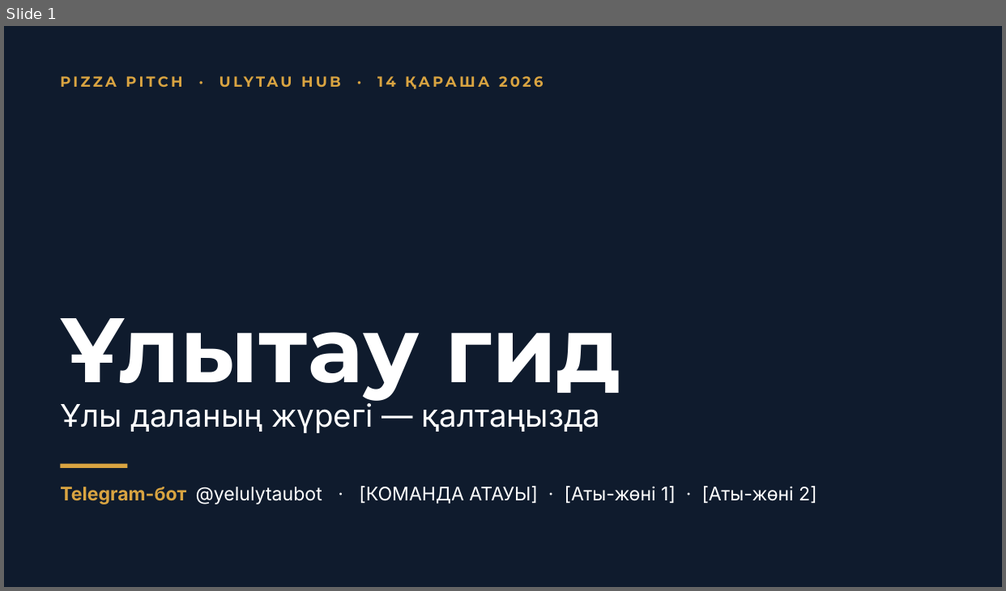
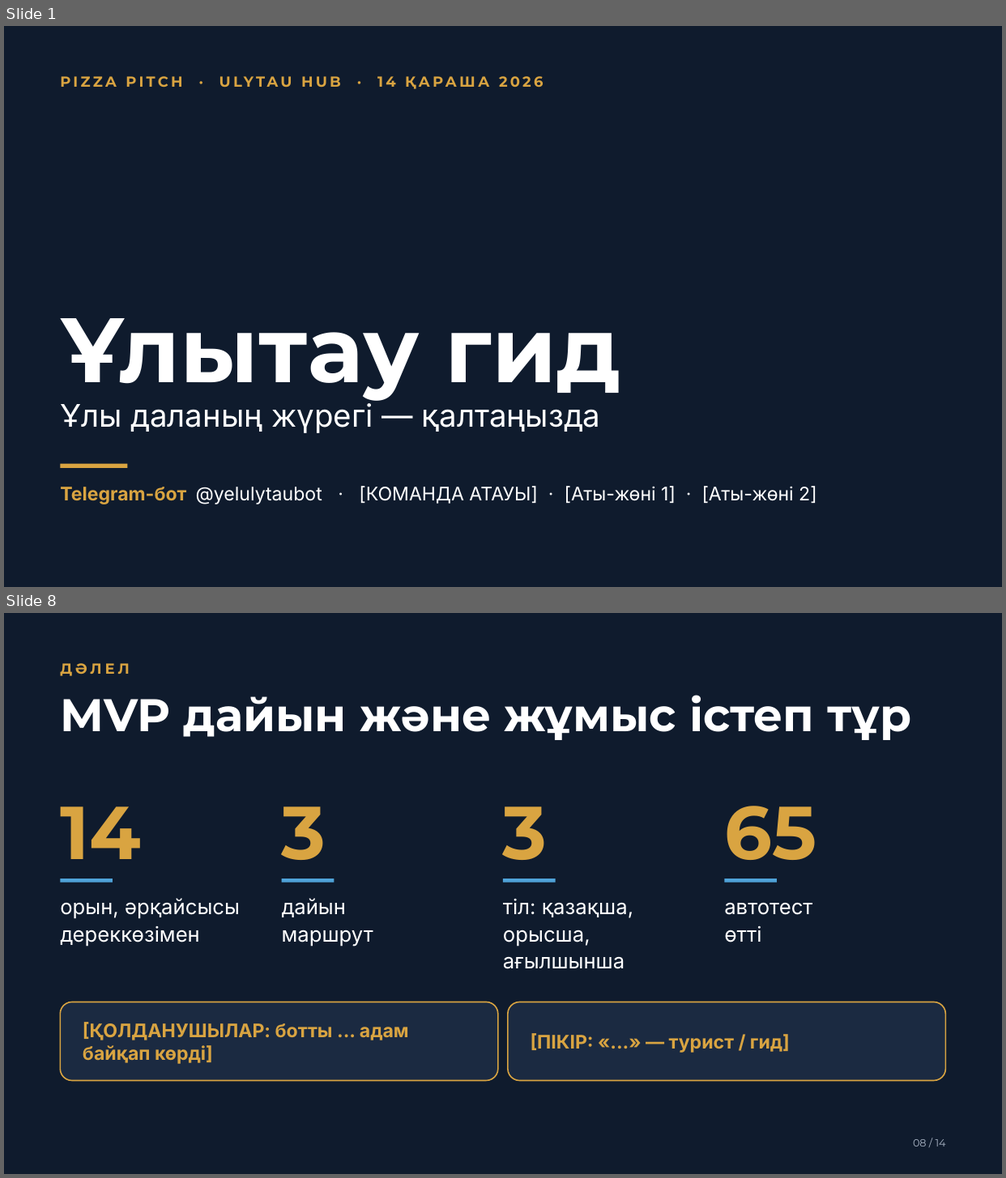
Before and after one commit to serikbayde/Ulytau-guide, a slide deck: pitch/Ulytau_Gid_Pitch.pptx. Shown one above the other, each under a label of ours: slide 1 before the commit, slides 1 and 8 after it; the slides between them are not shown. The pictures are 1006x591 and 1006x1178 pixels, drawn with LibreOffice and Linux fonts; fonts in the diff are those of the drawing; background and template pictures are left out. Boxes give left, top, right and bottom in pixels: in the first picture for what was removed or moved away, otherwise in the second. Text is boxed around its words. In the diff, an @@ line names an element or a change of style, - is before the commit and + after.

```diff
--- a/pitch/Ulytau_Gid_Pitch.pptx
+++ b/pitch/Ulytau_Gid_Pitch.pptx
@@ slide 8 added at [4,613,1002,1174], background #0F1B2D @@
@@ text added at [60,663,130,676], 14 pt, text #D9A441, bold @@
+ДӘЛЕЛ
@@ text added at [60,695,911,740], 44 pt, text #FFFFFF, bold @@
+MVP дайын және жұмыс істеп тұр
@@ text added at [60,807,141,859], 72 pt, text #D9A441, bold @@
+14
@@ text added at [282,807,326,860], 72 pt, text #D9A441, bold @@
+3
@@ text added at [503,807,548,860], 72 pt, text #D9A441, bold @@
+3
@@ text added at [724,806,816,860], 72 pt, text #D9A441, bold @@
+65
@@ rectangle added at [60,879,113,883], fill #4FA3D9 @@
@@ rectangle added at [282,879,334,883], fill #4FA3D9 @@
@@ rectangle added at [503,879,556,883], fill #4FA3D9 @@
@@ rectangle added at [724,879,777,883], fill #4FA3D9 @@
@@ text added at [60,898,240,946], 20 pt, text #FFFFFF @@
+орын, әрқайсысы
+дереккөзімен
@@ text added at [282,898,373,946], 20 pt, text #FFFFFF @@
+дайын
+маршрут
@@ text added at [503,899,633,969], 20 pt, text #FFFFFF @@
+тіл: қазақша,
+орысша, ағылшынша
@@ text added at [724,902,812,943], 20 pt, text #FFFFFF @@
+автотест
+өтті
@@ rounded rectangle added at [60,1003,498,1081], fill #1B2A41, outline #D9A441 1.25 pt @@
@@ text added at [83,1022,409,1064], 18 pt, text #D9A441, bold @@
+[ҚОЛДАНУШЫЛАР: ботты ... адам байқап көрді]
@@ rounded rectangle added at [508,1003,946,1081], fill #1B2A41, outline #D9A441 1.25 pt @@
@@ text added at [530,1033,790,1053], 18 pt, text #D9A441, bold @@
+[ПІКІР: «...» — турист / гид]
@@ text added at [913,1139,946,1147], 10 pt, text #A9B4C4 @@
+08 / 14
```
Also in this commit, not shown: 11 slides changed, 1 other slide added, 35 other files.
